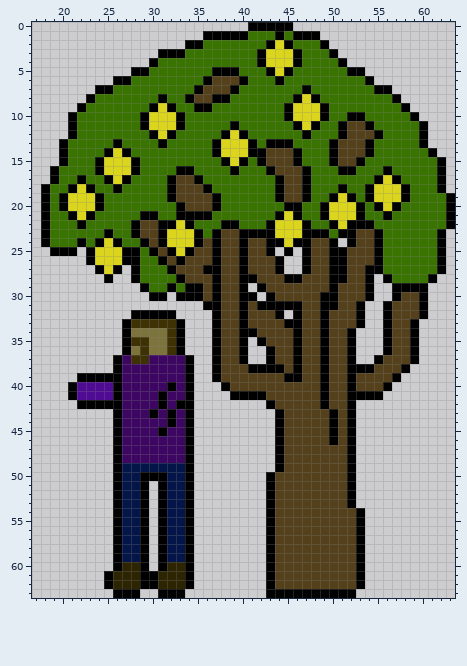
A pixel-art sprite gets an edit: Assets/Enemies/TheDude/TheDudeIdle.png. Above: the version before the commit.
The file is 256x256 pixels, drawn in blocks of 4x4; one block is one cell here. Shown: x 17..63, y 0..63.
New version:
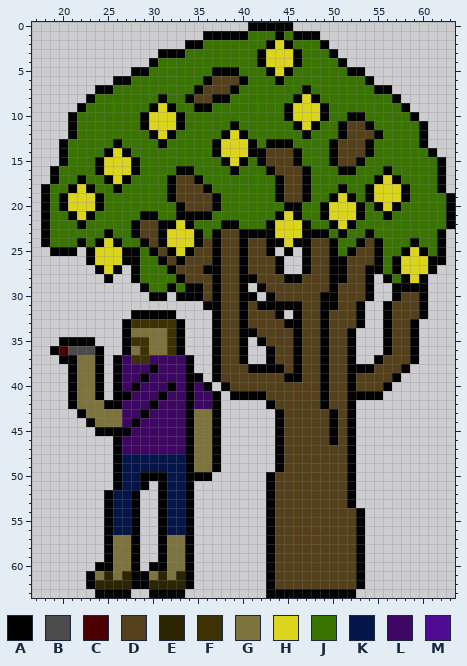
Palette (. is transparent): A #000000  B #4b4b4b  C #4b0101  D #54411b  E #2d2402  F #3e3205  G #7d743d  H #dbd61d  J #3a7400  K #041549  L #3d0663  M #500b94
Commit: The Dude: Added puff animation
Edits made:
@@ x 49..63 @@
 21 AHHHAJJAJJJJJJA
-22 JAHAAAJJJJJJJJA
-23 AJAADDAJJJJJJA.
-24 DA.ADDAJJJJJJA.
-25 DAADDDAJJJJJJA.
-26 DAADDDAJJJJJJA.
-27 DAADDAAJJJJJJA.
-28 DAADDA.AJJJJA..
+22 JAHAJJJJJJJJJJA
+23 AJAJJAJJJJJJJA.
+24 DAJJADAJJJAJJA.
+25 DAJADDAJJAHAJA.
+26 DAADDDAJAHHHAA.
+27 DAADDAAJAHHHA..
+28 DAADDA.AJAHA...
 29 DADDDA..AAAA...
@@ x 17..39 @@
 34 ..........AGGGGFA...ADD
-35 ..........AFFGGFA...ADD
-36 ..........AGFGGFA...ADD
-37 .........ALFFLLLLA..ADD
-38 .........ALLLLLLLA..ADD
-39 .....AAAAALLLLLLLA..ADD
-40 ....AMMMMALLLLLALA...AD
-41 ....AMMMMALLLLALLA....A
-42 .....AAAAALLLLALAA.....
-43 .........ALLLALALA.....
-44 .........ALLLLLALA.....
-45 .........ALLLLALLA.....
-46 .........ALLLLLLLA.....
-47 .........ALLLLLLLA.....
-48 .........ALLLLLLLA.....
-49 .........AKKKKKKKA.....
-50 .........AKKAAAKKA.....
+35 ...AAAA...AFFGGFA...ADD
+36 ..ACBBBA..AGFGGFA...ADD
+37 ...AAGGA.ALFFLLLLA..ADD
+38 ....AGGA.ALLLALLLA..ADD
+39 ....AGGA.ALLALLLLAA.ADD
+40 ....AGGA.ALALLLALALA.AD
+41 ....AGGA.AALLLALLALLA.A
+42 ....AGGGAALLLALLLALLA..
+43 .....AGGGGLLALLLLAGGA..
+44 ......AGGGLALLLLLAGGA..
+45 .......AAAALLLLLLAGGA..
+46 .........ALLLLLLLAGGA..
+47 .........ALLLLLLLAGGA..
+48 .........AKKKKKKKAGGA..
+49 .........AKKKKKKKAGGA..
+50 .........AKKAAAKKAAA...
 51 .........AKKA.AKKA.....
-52 .........AKKA.AKKA.....
-53 .........AKKA.AKKA.....
-54 .........AKKA.AKKA.....
-55 .........AKKA.AKKA.....
-56 .........AKKA.AKKA.....
-57 .........AKKA.AKKA.....
-58 .........AKKA.AKKA.....
-59 .........AKKA.AKKA.....
-60 .........AEEA.AEEA.....
-61 ........AEEEAAEEEA.....
-62 ........AEEEAAEEEA.....
-63 .........AAA..AAA......
+52 ........AKKA..AKKA.....
+53 ........AKKA..AKKA.....
+54 ........AKKA..AKKA.....
+55 ........AKKA..AKKA.....
+56 ........AKKA..AKKA.....
+57 ........AGGA..AGGA.....
+58 ........AGGA..AGGA.....
+59 ........AGGA..AGGA.....
+60 .......AAGGA.AAGGA.....
+61 ......AGEGEAAGEGEA.....
+62 ......AEEEEAAEEEEA.....
+63 .......AAAA..AAAA......
